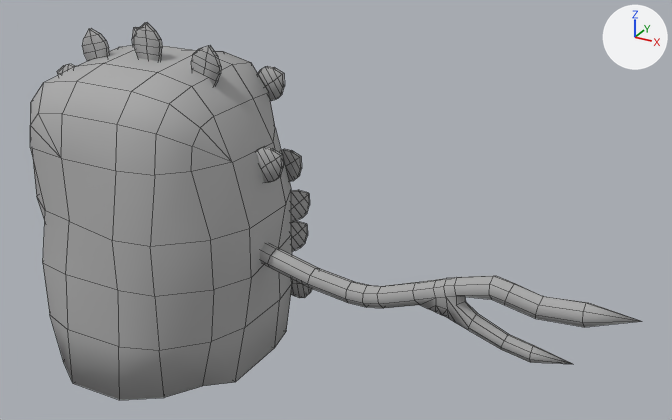
Before and after pictures for a commit that changed the FBX model Run4YourLife/Assets/Art/Props/Interactuables/R4YL_PROP_karate_plant.FBX.
Both versions are drawn from a 50 mm lens placed at (3.13, -3.71, 2.89), pointed at (1.05, 0.08, 0.99). Lighting does not change. The marker at upper right points along +X, +Y and +Z. Mesh edges are drawn as thin lines. Where no turn or scale is listed for an object, it has been applied to the vertices.

Names of what the first picture shows: 'R4YL_PROP_karate_plant', 'R4YL_PROP_karate_stick'.
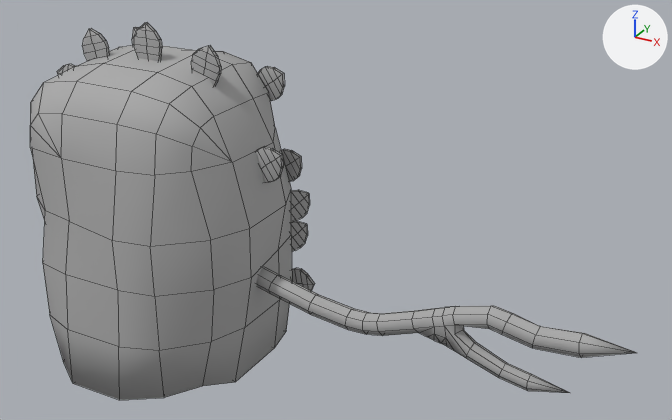
Commit message: replace karate plant again

Pixel boxes (x1, y1, x2, y2) of what changed, in the pictures (672 x 420 px):
```json
{"object": "R4YL_PROP_karate_stick", "change": "moved", "before": [260, 243, 641, 364], "after": [256, 267, 637, 393]}
```

Edits to the scene script, one JSON object a line:
```json
{"block": "me_mesh_001", "where": "me_mesh_001.from_pydata(...)  # 133 vertices, 145 faces; spans x 0.0..2.0, y -0.06..0.06, z -0.19..0.19"}
{"block": "me_mesh_001", "where": "# used by ob_r4yl_prop_karate_stick; location = (0.604, -0.033, 0.699)"}
{"block": "me_mesh_001", "change": "me_mesh_001 part 1: the whole mesh is moved by (0.57, 0.0, 0.0)"}
{"op": "set", "path": "ob_r4yl_prop_karate_stick.location", "old": "(0.604, -0.033, 0.699)", "new": "(0.035, -0.033, 0.542)"}
```
